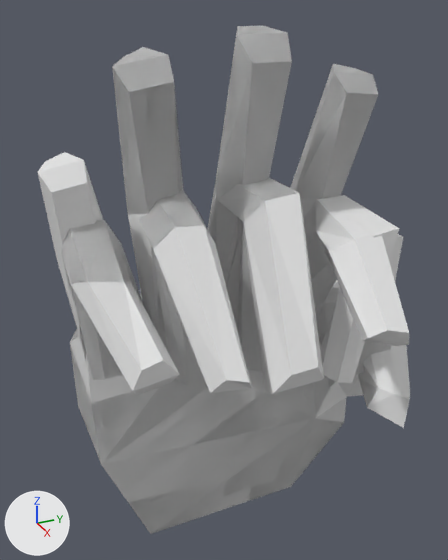
Before and after pictures for a commit that changed the OBJ model app/gamelib/src/data_store/data/Hand/Hand_holding.obj.
Camera for both pictures: a camera (50 mm lens) standing at (8.79, -2.44, 5.91) and looking at (0.67, 1.21, 1.85). Every picture has the same lights, and +X, +Y and +Z are marked at lower left. Where no turn or scale is listed for an object, it has been applied to the vertices.

Names of what the first picture shows: 'Fist_Cube.004', 'Hand_Cube', 'Holding_Cube.005', 'One_Cube.003', 'Three_Cube.001', 'Two_Cube.002'.
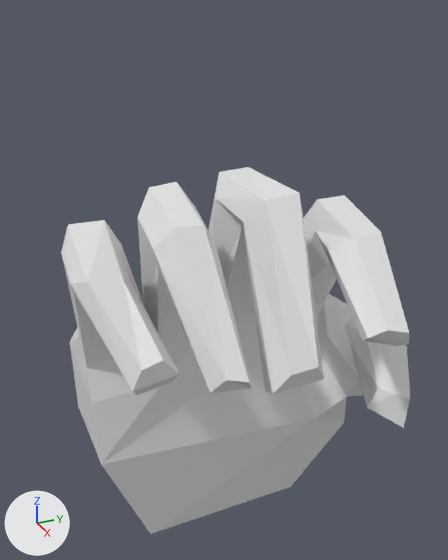
Commit message: Fixed hands.

What differs and where, as boxes (x1, y1, x2, y2) in the pictures (448 x 560 px):
'Fist_Cube.004', deleted: before (61, 183, 400, 534)
'Two_Cube.002', deleted: before (62, 26, 378, 534)
'Three_Cube.001', deleted: before (112, 47, 183, 332)
'Hand_Cube', deleted: before (38, 152, 403, 464)
'One_Cube.003', deleted: before (70, 64, 378, 406)

The change, as a diff of the scene's bpy script:
```diff
--- a/app/gamelib/src/data_store/data/Hand/Hand_holding.obj.py
+++ b/app/gamelib/src/data_store/data/Hand/Hand_holding.obj.py
@@ ob_fist_cube_004 @@
-ob_fist_cube_004 = bpy.data.objects.new('Fist_Cube.004', me_fist_cube_004)
-ob_fist_cube_004.location = (0.0, 0.0, 0.0)
@@ ob_hand_cube @@
-ob_hand_cube = bpy.data.objects.new('Hand_Cube', me_hand_cube)
-ob_hand_cube.location = (0.0, 0.0, 0.0)
@@ ob_one_cube_003 @@
-ob_one_cube_003 = bpy.data.objects.new('One_Cube.003', me_one_cube_003)
-ob_one_cube_003.location = (0.0, 0.0, 0.0)
@@ ob_three_cube_001 @@
-ob_three_cube_001 = bpy.data.objects.new('Three_Cube.001', me_three_cube_001)
-ob_three_cube_001.location = (0.0, 0.0, 0.0)
@@ ob_two_cube_002 @@
-ob_two_cube_002 = bpy.data.objects.new('Two_Cube.002', me_two_cube_002)
-ob_two_cube_002.location = (0.0, 0.0, 0.0)
```
